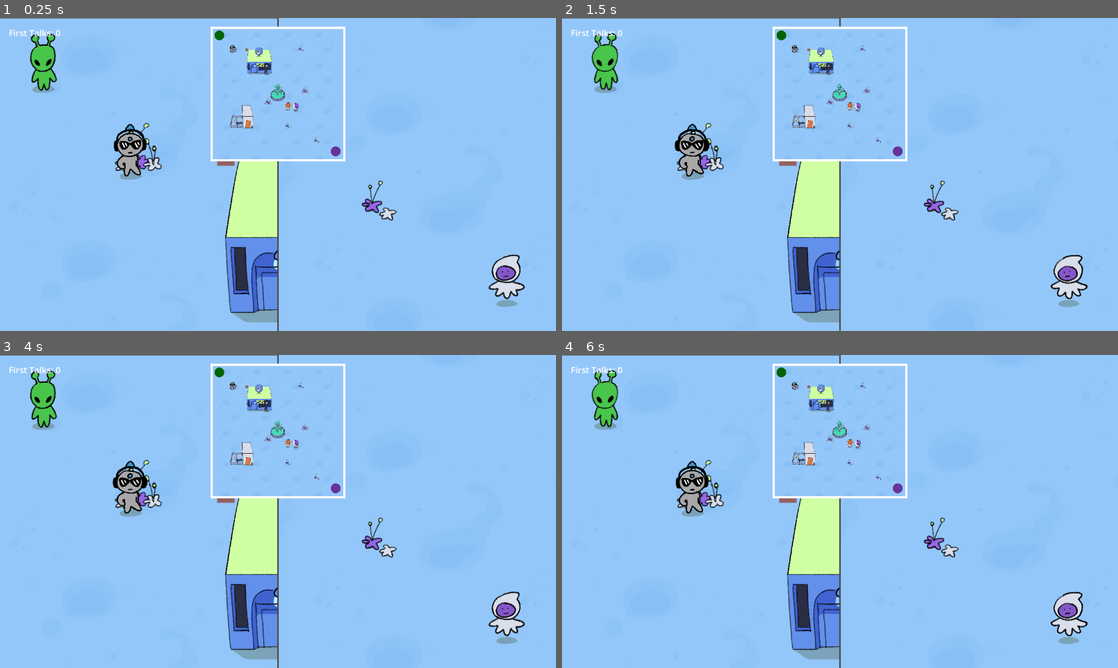
Above: before the commit, frames 1-4 (two rows, left to right).
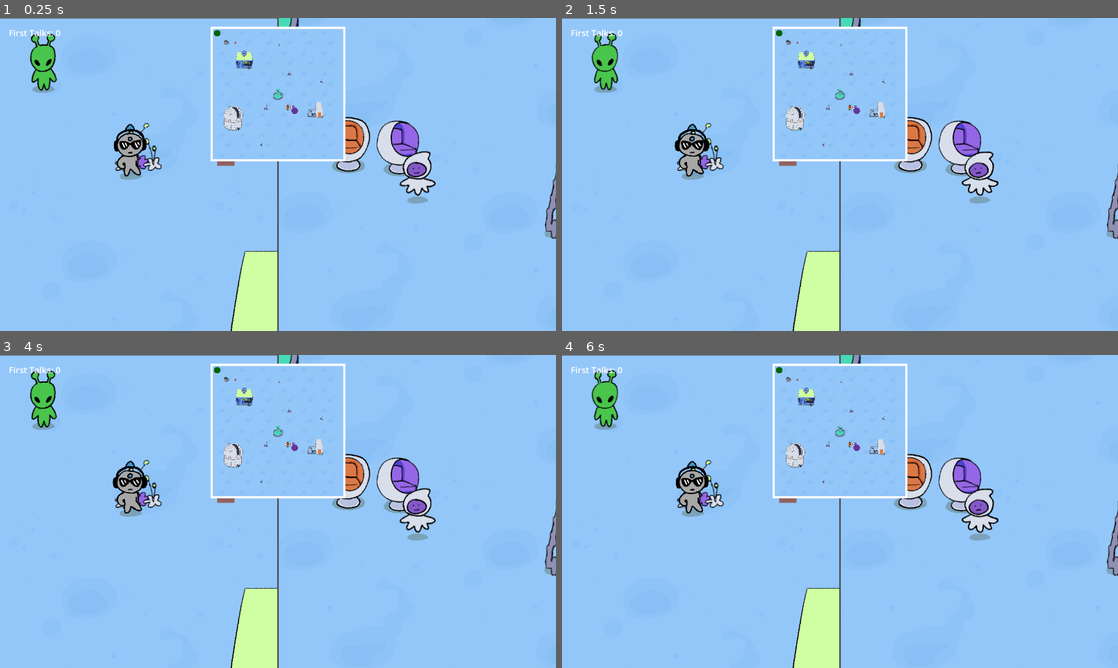
Above: after the commit, the same moments.

Repository: liannie3/wwhataburger
Game: Godot game, scene res://main_game/SpitScreen.tscn
Same seed, same stepped clock (60 frames per second), same inputs: the game is played once before the commit and once after it. This scene is started directly instead of the project's main scene.
Inputs:
- Up to frame 1 (0.25 s): no input
- Up to frame 2 (1.5 s): no input
- Up to frame 3 (4 s): tap Enter at 2.75 s; tap Space at 3.5 s
- Up to frame 4 (6 s): no input

The runs differ from the first frame. In frame 1, 9.6% of the frame differs, in the area x 38-100%, y 0-100%; in frame 2, 9.7%; in frame 3, 9.6%; in frame 4, 9.7%.

Commit message:
Increase size to 3000px

Diff:
--- a/main_game/Arena.tscn
+++ b/main_game/Arena.tscn
@@ -7,24 +7,25 @@
 [ext_resource type="PackedScene" uid="uid://dc5gu6upbjqet" path="res://main_game/obstacles/Chairs.tscn" id="5_jqqy1"]
 [ext_resource type="PackedScene" uid="uid://dorxl8envqj2i" path="res://main_game/obstacles/FlowerA.tscn" id="6_mc12f"]
 [ext_resource type="PackedScene" uid="uid://dpow1lxvymt8" path="res://main_game/obstacles/FlowerB.tscn" id="7_q0pqe"]
+[ext_resource type="PackedScene" uid="uid://b8gb3d3equhqb" path="res://main_game/obstacles/Observatory.tscn" id="8_q0pqe"]
 
 [sub_resource type="RectangleShape2D" id="RectangleShape2D_top"]
-size = Vector2(2038, 20)
+size = Vector2(3053, 20)
 
 [sub_resource type="RectangleShape2D" id="RectangleShape2D_bottom"]
-size = Vector2(2040, 20)
+size = Vector2(3005, 20)
 
 [sub_resource type="RectangleShape2D" id="RectangleShape2D_left"]
-size = Vector2(20, 2000)
+size = Vector2(20, 3011)
 
 [sub_resource type="RectangleShape2D" id="RectangleShape2D_right"]
-size = Vector2(20, 2000)
+size = Vector2(20, 3027)
 
 [node name="Arena" type="Node2D" unique_id=585269906]
 
 [node name="Background" type="TextureRect" parent="." unique_id=702984478]
-offset_right = 2000.0
-offset_bottom = 2000.0
+offset_right = 3000.0
+offset_bottom = 3000.0
 texture = ExtResource("1_a5sg1")
 expand_mode = 1
 stretch_mode = 1
@@ -33,56 +34,59 @@
 position = Vector2(576, -10)
 
 [node name="CollisionShape2D" type="CollisionShape2D" parent="WallTop" unique_id=534069213]
-position = Vector2(423, 0)
+position = Vector2(930.5, 0)
 shape = SubResource("RectangleShape2D_top")
 
 [node name="WallBottom" type="StaticBody2D" parent="." unique_id=645170324]
 position = Vector2(576, 658)
 
 [node name="CollisionShape2D" type="CollisionShape2D" parent="WallBottom" unique_id=756281435]
-position = Vector2(424, 1352)
+position = Vector2(926.5, 2352)
 shape = SubResource("RectangleShape2D_bottom")
 
 [node name="WallLeft" type="StaticBody2D" parent="." unique_id=867392546]
 position = Vector2(-10, 324)
 
 [node name="CollisionShape2D" type="CollisionShape2D" parent="WallLeft" unique_id=978403657]
-position = Vector2(0, 676)
+position = Vector2(0, 1181.5)
 shape = SubResource("RectangleShape2D_left")
 
 [node name="WallRight" type="StaticBody2D" parent="." unique_id=189514768]
 position = Vector2(1162, 324)
 
 [node name="CollisionShape2D" type="CollisionShape2D" parent="WallRight" unique_id=290625879]
-position = Vector2(848, 676)
+position = Vector2(1848, 1183.5)
 shape = SubResource("RectangleShape2D_right")
 
 [node name="Building" parent="." unique_id=204772846 instance=ExtResource("2_rnooc")]
-position = Vector2(995, 980)
+position = Vector2(1500, 1507)
 
 [node name="Cafe" parent="." unique_id=810779703 instance=ExtResource("3_oinp3")]
-position = Vector2(442, 1354)
+position = Vector2(2357, 1868)
 
 [node name="Cafe2" parent="." unique_id=1561350781 instance=ExtResource("4_jqqy1")]
-position = Vector2(711, 493)
+position = Vector2(723, 710)
 
 [node name="Chairs" parent="." unique_id=400679283 instance=ExtResource("5_jqqy1")]
-position = Vector2(1213, 1193)
+position = Vector2(1785, 1819)
 
 [node name="FlowerA" parent="." unique_id=237767976 instance=ExtResource("6_mc12f")]
-position = Vector2(847, 1103)
+position = Vector2(1221, 1806)
 
 [node name="FlowerA2" parent="." unique_id=1799896254 instance=ExtResource("7_q0pqe")]
-position = Vector2(1159, 1475)
+position = Vector2(1134, 2666)
 
 [node name="FlowerA5" parent="." unique_id=1506743279 instance=ExtResource("6_mc12f")]
 position = Vector2(318, 298)
 
 [node name="FlowerA6" parent="." unique_id=106442931 instance=ExtResource("7_q0pqe")]
-position = Vector2(1353, 298)
+position = Vector2(1541, 364)
 
 [node name="FlowerA8" parent="." unique_id=338118497 instance=ExtResource("7_q0pqe")]
-position = Vector2(1593, 1698)
+position = Vector2(2511, 1199)
 
 [node name="FlowerA9" parent="." unique_id=1486506321 instance=ExtResource("6_mc12f")]
-position = Vector2(1413, 929)
+position = Vector2(1762, 1020)
+
+[node name="Chairs2" parent="." unique_id=1171828000 instance=ExtResource("8_q0pqe")]
+position = Vector2(472, 2056)
--- a/main_game/Player.tscn
+++ b/main_game/Player.tscn
@@ -79,8 +79,8 @@
 [node name="Camera2D" type="Camera2D" parent="." unique_id=196753851]
 limit_left = 0
 limit_top = 0
-limit_right = 2000
-limit_bottom = 2000
+limit_right = 3000
+limit_bottom = 3000
 
 [node name="MinimapDot" type="MeshInstance2D" parent="." unique_id=107359048]
 visibility_layer = 2
--- a/main_game/SpitScreen.tscn
+++ b/main_game/SpitScreen.tscn
@@ -75,5 +75,5 @@
 render_target_update_mode = 4
 
 [node name="Camera2D" type="Camera2D" parent="CanvasLayer/PanelContainer/SubViewportContainer/SubViewport" unique_id=1560877012]
-position = Vector2(1000, 1000)
-zoom = Vector2(0.15, 0.15)
+position = Vector2(1500, 1500)
+zoom = Vector2(0.1, 0.1)
